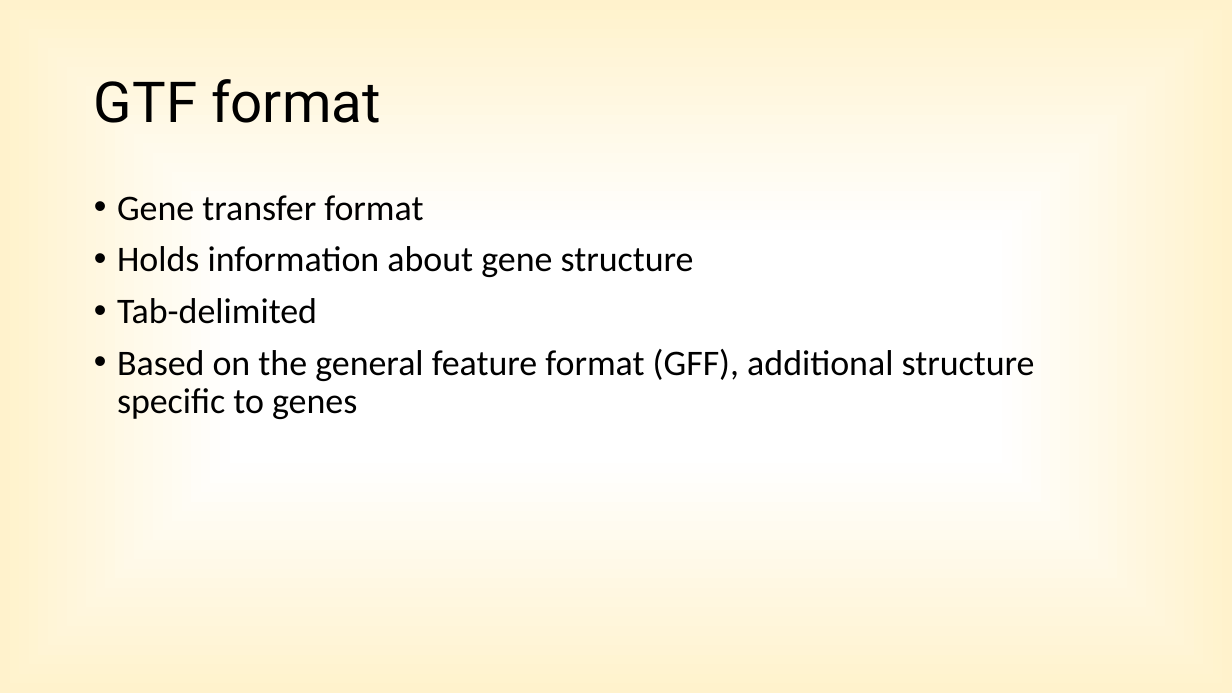
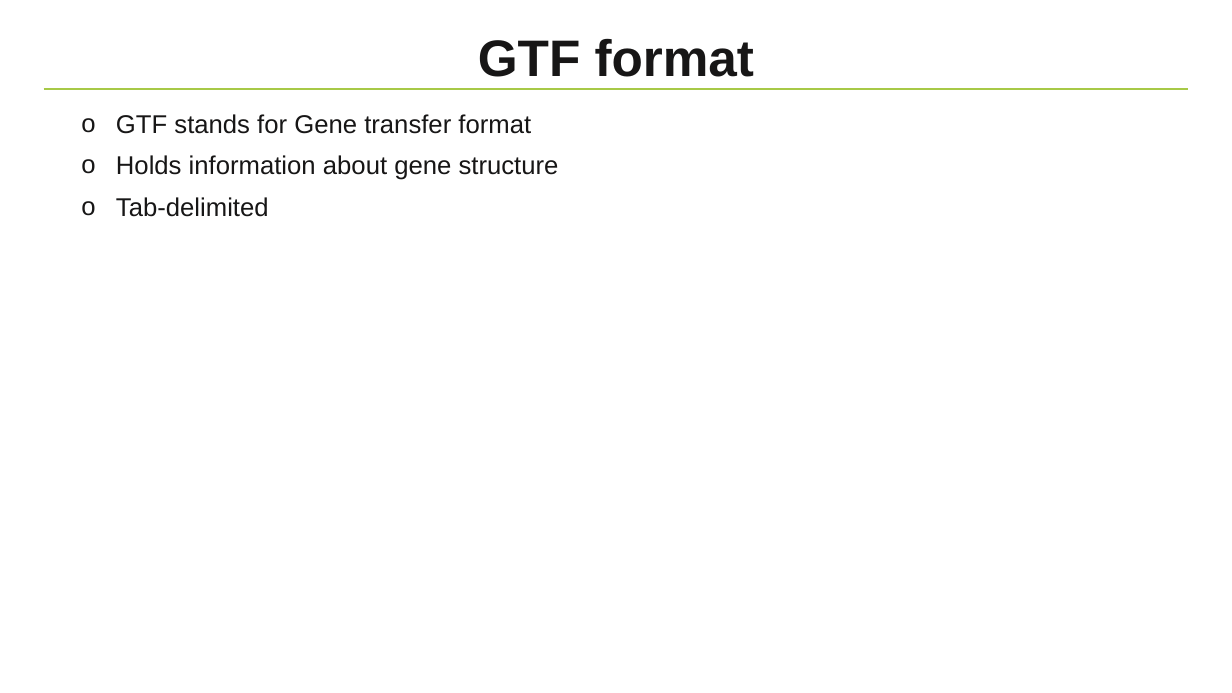
Before and after one commit to NBISweden/workshop-python, a slide deck: slide 9 of lectures/Project.pptx. Drawn at 1232x693 pixels with LibreOffice and Linux fonts; fonts in the diff are those of the drawing; background and template pictures are left out. Boxes give left, top, right and bottom in pixels: in the first picture for what was removed or moved away, otherwise in the second. Text is boxed around its words. In the diff, an @@ line names an element or a change of style, - is before the commit and + after.

```diff
--- a/lectures/Project.pptx
+++ b/lectures/Project.pptx
@@ background gradient #FFFFFF to #FFF2CC to #FFECB2 to #FFFFFF @@
@@ title "GTF format": place and size @@
-title "GTF format" at [94,79,380,123]
+title "GTF format" at [478,39,755,77]
@@ title "GTF format" at [478,39,755,77]: size 44 to 40 pt, font Roboto to Arial, text colour #000000 to #171616, bold on; alignment left to centre @@
@@ line added from (43, 89) to (1189, 89), #A7C947 1 pt @@
@@ text "GTF stands for Gene transfer ...": place and size @@
-text "GTF stands for Gene transfer ..." at [117,195,1035,419]
+text "GTF stands for Gene transfer ..." at [116,114,559,217]
@@ text at [116,114,531,134]: text changed; size 28 to 20 pt; font Calibri to Arial; text colour #000000 to #171616 @@
-• Gene transfer format
+o GTF stands for Gene transfer format
@@ text at [116,155,559,217]: size 28 to 20 pt, font Calibri to Arial, text colour #000000 to #171616 in "Holds information about gene structure", "Tab-delimited"; bullet • to o @@
@@ text at [117,349,1035,419]: paragraph removed @@
-• Based on the general feature format (GFF), additional structure specific to genes
```
Also in this commit, not shown: 8 other slides changed, 4 slides added, 6 slides removed.
